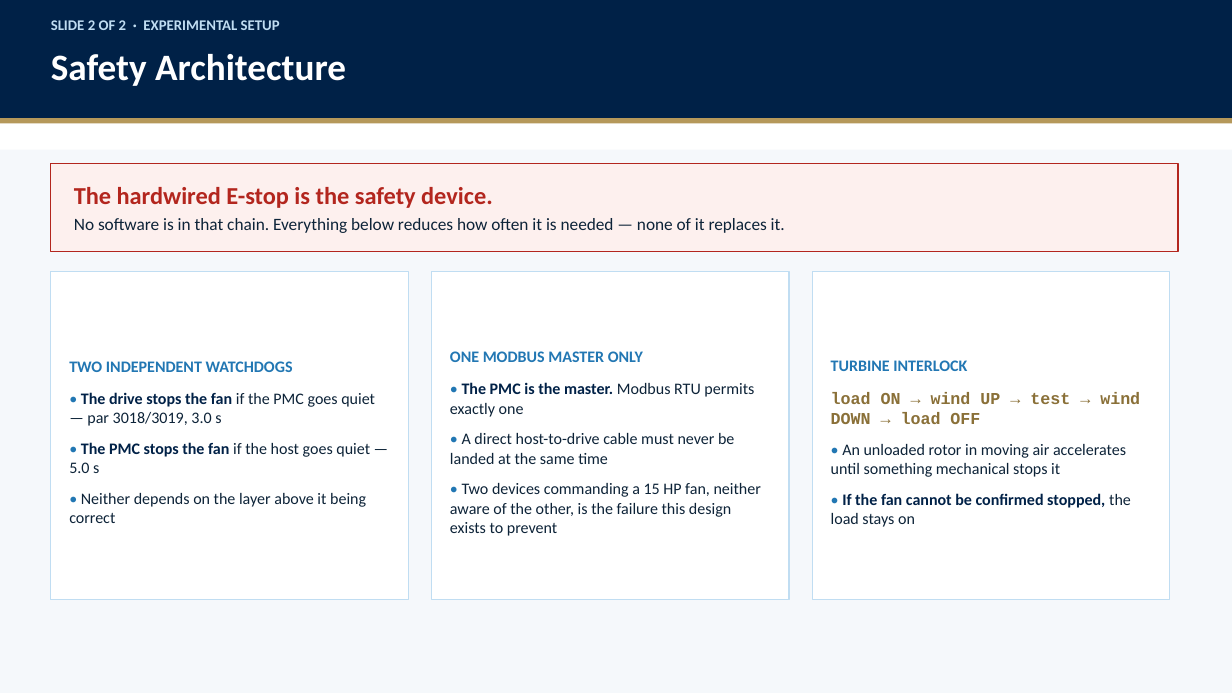
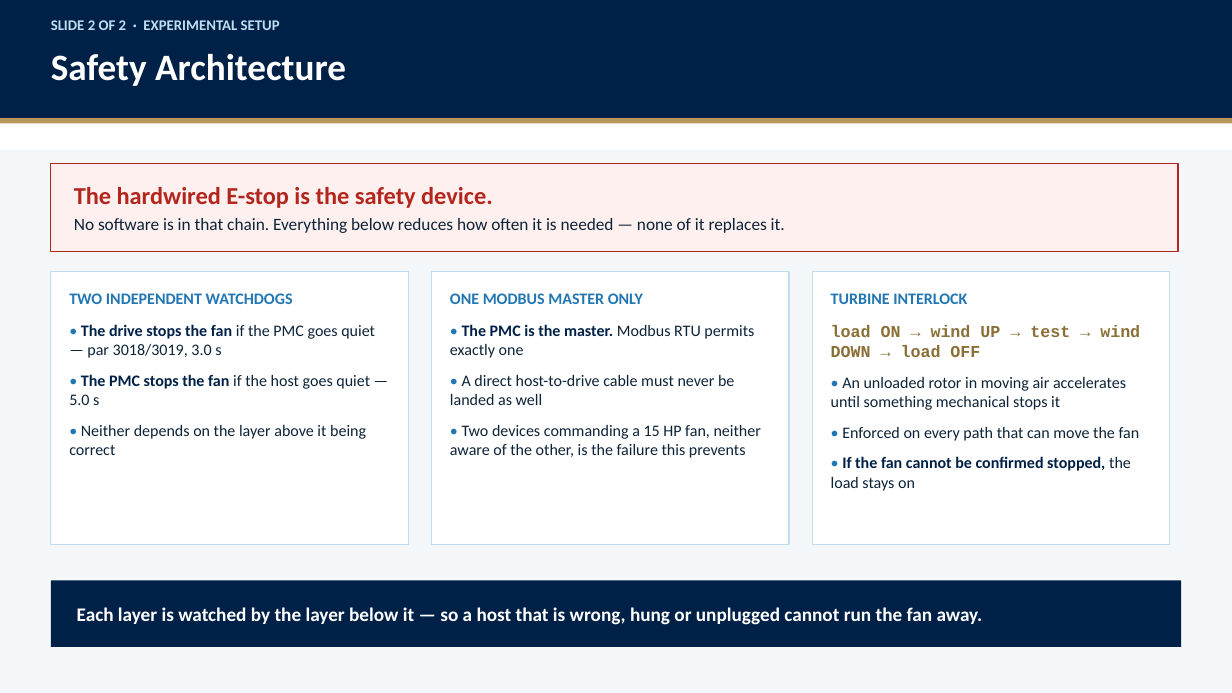
Before and after one commit to stephenseacuello/windtunnel-control, a slide deck: slide 3 of docs/slides/jeong_setup_and_results.pptx. Drawn at 1232x693 pixels with LibreOffice and Linux fonts; fonts in the diff are those of the drawing. Boxes give left, top, right and bottom in pixels: in the first picture for what was removed or moved away, otherwise in the second. Text is boxed around its words. In the diff, an @@ line names an element or a change of style, - is before the commit and + after.

```diff
--- a/docs/slides/jeong_setup_and_results.pptx
+++ b/docs/slides/jeong_setup_and_results.pptx
@@ rectangle "TWO INDEPENDENT WATCHDOGS": place and size @@
-rectangle "TWO INDEPENDENT WATCHDOGS" at (51, 272, 409, 600)
+rectangle "TWO INDEPENDENT WATCHDOGS" at (51, 272, 409, 544)
@@ vertical alignment middle to top in 3 elements at (51, 272, 409, 544), (812, 272, 1170, 544), (432, 272, 789, 544) @@
@@ rectangle "ONE MODBUS MASTER ONLY": place and size @@
-rectangle "ONE MODBUS MASTER ONLY" at (432, 272, 789, 600)
+rectangle "ONE MODBUS MASTER ONLY" at (432, 272, 789, 544)
@@ rectangle "TURBINE INTERLOCK": place and size @@
-rectangle "TURBINE INTERLOCK" at (812, 272, 1170, 600)
+rectangle "TURBINE INTERLOCK" at (812, 272, 1170, 544)
@@ text in rectangle at (450, 375, 761, 458): text changed @@
-• A direct host-to-drive cable must never be landed at the same time
-• Two devices commanding a 15 HP fan, neither aware of the other, is the failure this design exists to prevent
+• A direct host-to-drive cable must never be landed as well
+• Two devices commanding a 15 HP fan, neither aware of the other, is the failure this prevents
@@ text in rectangle at (842, 427, 1140, 441): paragraph added @@
+• Enforced on every path that can move the fan
@@ rectangle added at (51, 580, 1181, 647), fill #002147, 15 pt, text #FFFFFF, bold @@
+Each layer is watched by the layer below it — so a host that is wrong, hung or unplugged cannot run the fan away.
```
Also in this commit, not shown: 5 other slides changed, 2 other files.
